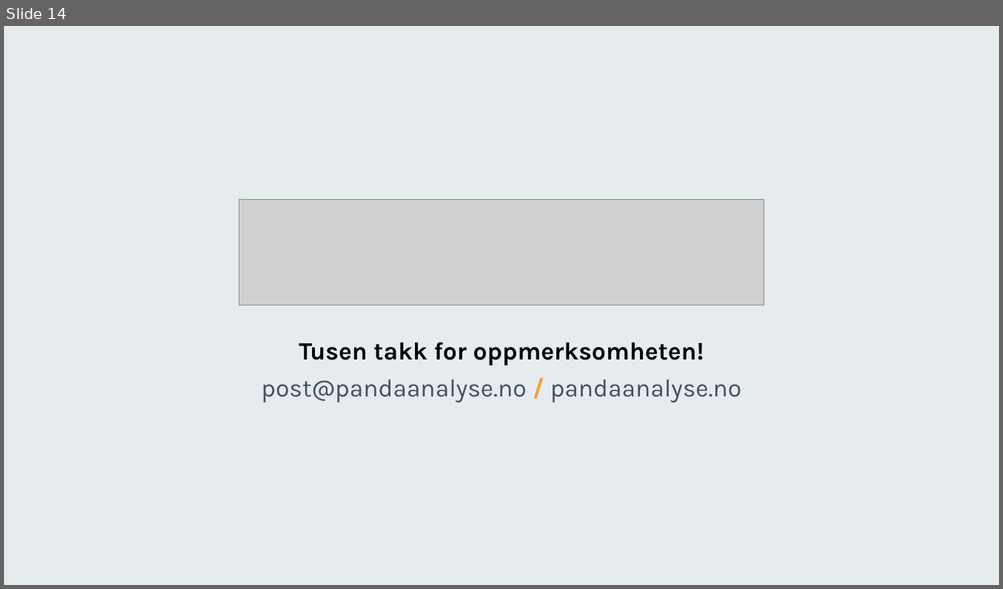
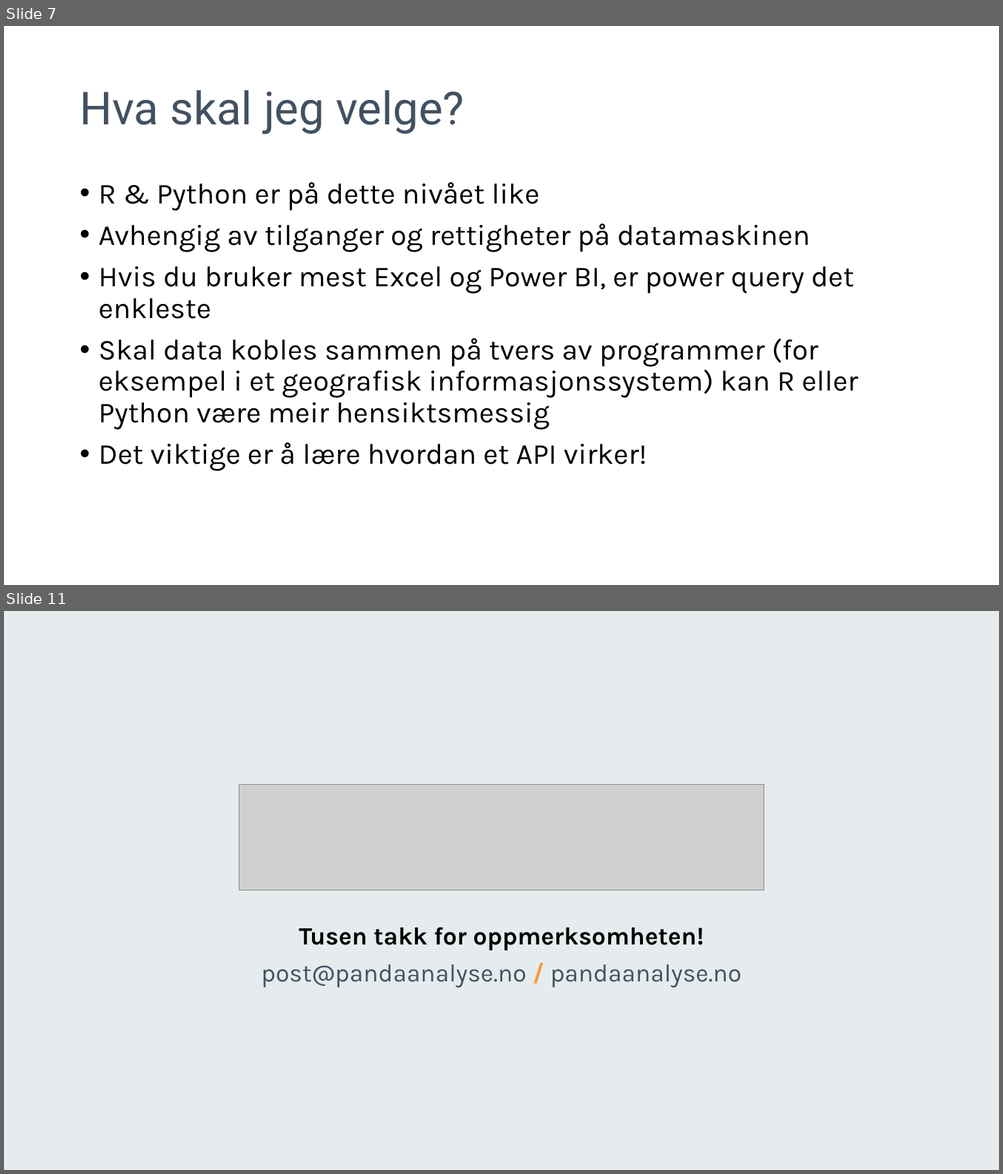
Before and after one commit to pandaAPIkurs/kursdata, a slide deck: Trinn1.pptx. Shown one above the other, each under a label of ours: slide 14 before the commit, slides 7 and 11 after it; the slides between them are not shown. The pictures are 1003x589 and 1003x1174 pixels, drawn with LibreOffice and Linux fonts; fonts in the diff are those of the drawing; grey boxes stand for pictures; background and template pictures are left out. Boxes give left, top, right and bottom in pixels: in the first picture for what was removed or moved away, otherwise in the second. Text is boxed around its words. In the diff, an @@ line names an element or a change of style, - is before the commit and + after.

```diff
--- a/Trinn1.pptx
+++ b/Trinn1.pptx
@@ slide 7 added at (4,26,999,585), background #FFFFFF @@
@@ title added at (79,90,464,134), 44 pt, text #425161 @@
+Hva skal jeg velge?
@@ text added at (99,182,858,471), 28 pt, text #000000 @@
+• R & Python er på dette nivået like
+• Avhengig av tilganger og rettigheter på datamaskinen
+• Hvis du bruker mest Excel og Power BI, er power query det enkleste
+• Skal data kobles sammen på tvers av programmer (for eksempel i et geografisk informasjonssystem) kan R eller Python være meir hensiktsmessig
+• Det viktige er å lære hvordan et API virker!
@@ what was slide 14 is now slide 11 @@
```
Also in this commit, not shown: 1 slide changed, 8 other slides added, 12 slides removed, 1 other file.
